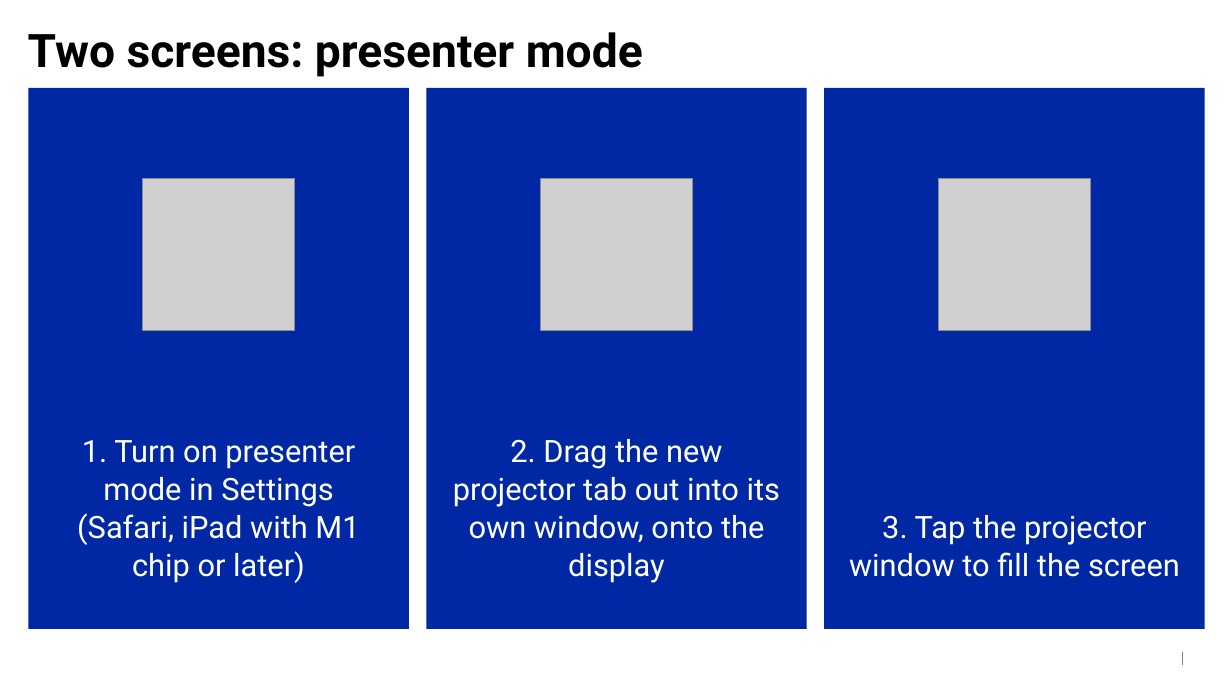
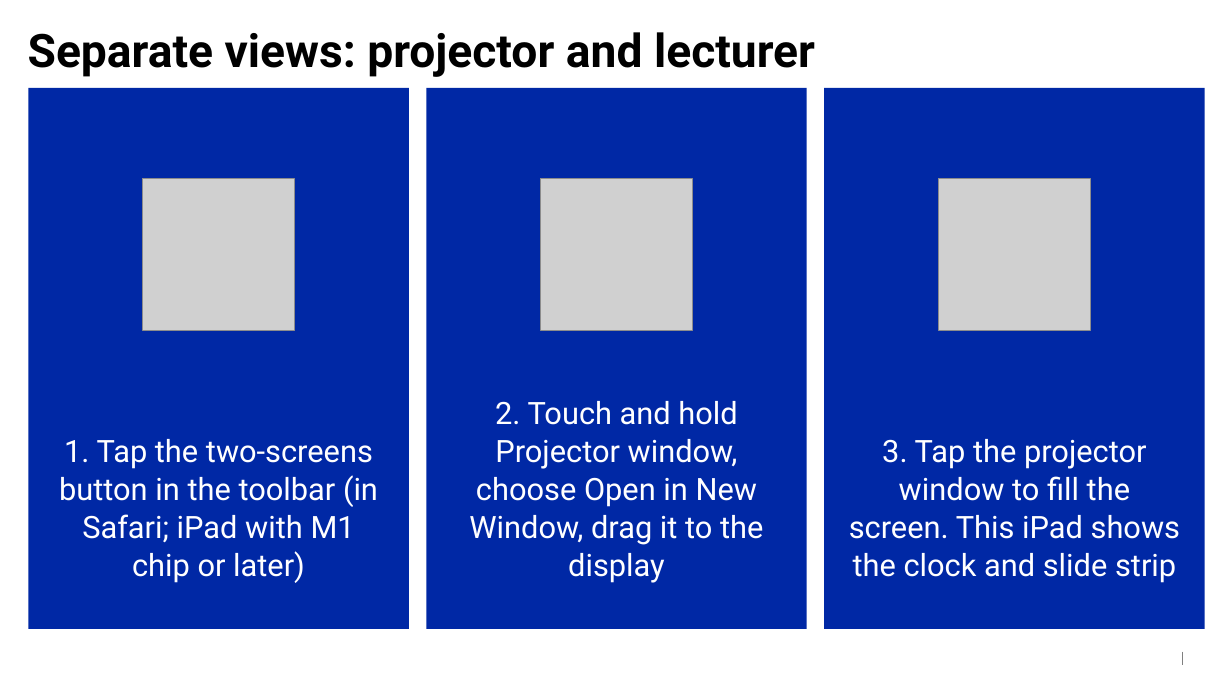
Before and after one commit to tessonec/bdlt-pdf-presenter, a slide deck: slide 10 of source/guide-deck.pptx. Drawn at 1232x693 pixels with LibreOffice and Linux fonts; fonts in the diff are those of the drawing; grey boxes stand for pictures; background and template pictures are left out. Boxes give left, top, right and bottom in pixels: in the first picture for what was removed or moved away, otherwise in the second. Text is boxed around its words. In the diff, an @@ line names an element or a change of style, - is before the commit and + after.

```diff
--- a/source/guide-deck.pptx
+++ b/source/guide-deck.pptx
@@ title at (x1=28, y1=32, x2=815, y2=77): text changed @@
-Two screens: presenter mode
+Separate views: projector and lecturer
@@ text at (x1=469, y1=401, x2=763, y2=583): text changed @@
-2. Drag the new projector tab out into its own window, onto the display
+2. Touch and hold Projector window, choose Open in New Window, drag it to the display
@@ text at (x1=59, y1=439, x2=378, y2=583): text changed @@
-1. Turn on presenter mode in Settings (Safari, iPad with M1 chip or later)
+1. Tap the two-screens button in the toolbar (in Safari; iPad with M1 chip or later)
@@ text at (x1=849, y1=439, x2=1180, y2=583): text changed @@
-3. Tap the projector window to fill the screen
+3. Tap the projector window to fill the screen. This iPad shows the clock and slide strip
```
Also in this commit, not shown: 2 other slides changed, 3 other files.
